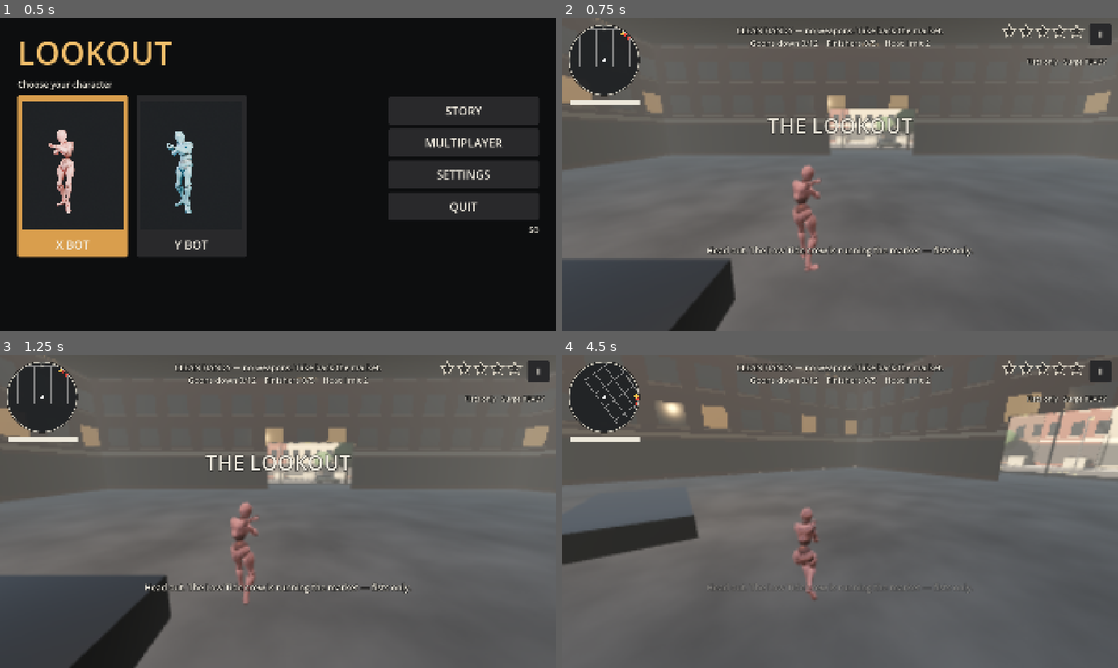
Above: before the commit, frames 1-4 (two rows, left to right).
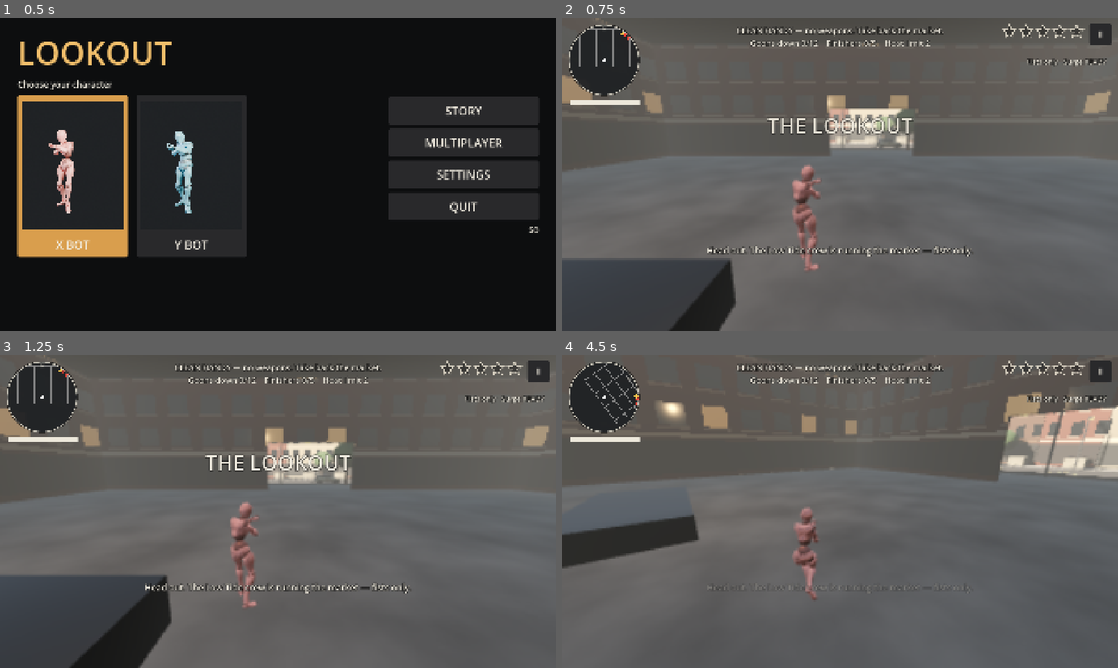
Above: after the commit, the same moments.

Repository: tadiwashay-cpu/Lookout-
Game: Godot game, scene res://scenes/ui/main_menu.tscn
Two runs of this game, one before a commit and one after it. Both use one fixed random seed, a clock stepped at 60 frames per second and the inputs below.
Inputs (mouse positions are in pixels of both pictures, inside the frame that each line leads up to):
- Up to frame 1 (0.5 s): no input
- Up to frame 2 (0.75 s): click "STORY" at 0.5 s
- Up to frame 3 (1.25 s): no input
- Up to frame 4 (4.5 s): click "II" at 1.25 s; click "RESUME" at 2 s; tap Enter (fire) at 2.75, 3.8 s; move the mouse to (962, 495) at 2.77 s; hold D (move_right) 2.78-3.53 s; hold Enter (fire) 2.78-3.53 s; click (962, 495) at 2.92 s; tap Space (jump) at 3.02, 3.77 s; move the mouse to (812, 511) at 3.52 s; hold W (move_forward) from 3.53 s (still down); tap Q (aim) at 3.6 s; click (812, 511) at 3.67 s; move the mouse to (851, 505) at 4.27 s; hold Enter (fire) from 4.28 s (still down); tap L (dodge) at 4.35 s; click (851, 505) at 4.42 s

Frame 1 is identical in both runs. In frame 2, less than 0.1% of the frame differs, in the area x 27-32%, y 90-100%; in frame 3, 0.2%; in frame 4, 0.3%, in the area x 0-53%, y 35-76%.

Commit message:
Fix review findings: solo eliminations, tap-to-fire, race placing, pause
- Solo BR/Heist deaths now report eliminations so matches end
- Don't bind mouse buttons to fire/aim on touch screens (taps emulate clicks)
- Race placing by peer id, not name; heist escape event sent once
- Touch controls keep processing while paused (no stuck buttons)
- Esc/Start opens the pause menu and frees the mouse on desktop
- Clamp network knockback; HQ floor height; if/elif instead of match on autoload constants

Co-Authored-By: Claude Opus 5.5 <noreply@anthropic.com>
Claude-Session: https://claude.ai/code/session_01LS7N5UV1k41dijD3UX12AX

Diff:
--- a/scripts/autoloads/input_setup.gd
+++ b/scripts/autoloads/input_setup.gd
@@ -76,11 +76,17 @@
 		button_event.button_index = PAD_BUTTONS[action]
 		InputMap.action_add_event(action, button_event)
 
-	for action: StringName in MOUSE_BUTTONS:
-		_ensure_action(action)
-		var mouse_event := InputEventMouseButton.new()
-		mouse_event.button_index = MOUSE_BUTTONS[action]
-		InputMap.action_add_event(action, mouse_event)
+	# Touch screens emulate mouse clicks from taps; binding the mouse there
+	# would make every tap fire the rifle.
+	if not DisplayServer.is_touchscreen_available():
+		for action: StringName in MOUSE_BUTTONS:
+			_ensure_action(action)
+			var mouse_event := InputEventMouseButton.new()
+			mouse_event.button_index = MOUSE_BUTTONS[action]
+			InputMap.action_add_event(action, mouse_event)
+	else:
+		for action: StringName in MOUSE_BUTTONS:
+			_ensure_action(action)
 
 	for action: StringName in PAD_AXES:
 		_ensure_action(action)
--- a/scripts/autoloads/network.gd
+++ b/scripts/autoloads/network.gd
@@ -162,7 +162,7 @@
 
 @rpc("any_peer", "reliable")
 func _damage(amount: float, knockback: Vector3) -> void:
-	damage_received.emit(clampf(amount, 0.0, 200.0), multiplayer.get_remote_sender_id(), knockback)
+	damage_received.emit(clampf(amount, 0.0, 200.0), multiplayer.get_remote_sender_id(), knockback.limit_length(20.0))
 
 
 func send_slow(target_peer: int, seconds: float) -> void:
--- a/scripts/levels/world.gd
+++ b/scripts/levels/world.gd
@@ -409,15 +409,14 @@
 	player = PLAYER_SCENE.instantiate() as PlayerController
 	var spawn := hq_spawn
 	var yaw := 0.0
-	match Session.mode:
-		Session.MODE_BATTLE_ROYALE:
-			var region := Session.spawn_region_for(Session.my_id())
-			spawn = random_point_in(region, Session.match_rng(Session.my_id()))
-		Session.MODE_HEIST:
-			if Session.team_of(Session.my_id()) == "police":
-				spawn = precinct_position + Vector3(Session.match_rng(Session.my_id()).randf_range(-6, 6), 0.3, -2.0)
-			else:
-				spawn = bank_position + Vector3(Session.match_rng(Session.my_id()).randf_range(-5, 5), 0.3, 1.0)
+	if Session.mode == Session.MODE_BATTLE_ROYALE:
+		var region := Session.spawn_region_for(Session.my_id())
+		spawn = random_point_in(region, Session.match_rng(Session.my_id()))
+	elif Session.mode == Session.MODE_HEIST:
+		if Session.team_of(Session.my_id()) == "police":
+			spawn = precinct_position + Vector3(Session.match_rng(Session.my_id()).randf_range(-6, 6), 0.3, -2.0)
+		else:
+			spawn = bank_position + Vector3(Session.match_rng(Session.my_id()).randf_range(-5, 5), 0.3, 1.0)
 	player.position = spawn + Vector3.UP * 0.3
 	player.rotation.y = yaw
 	add_child(player)
@@ -438,15 +437,14 @@
 
 
 func _start_mode() -> void:
-	match Session.mode:
-		Session.MODE_BATTLE_ROYALE:
-			mode = BattleRoyaleMode.new()
-		Session.MODE_STREET_RACE:
-			mode = StreetRaceMode.new()
-		Session.MODE_HEIST:
-			mode = HeistMode.new()
-		_:
-			mode = StoryMode.new()
+	if Session.mode == Session.MODE_BATTLE_ROYALE:
+		mode = BattleRoyaleMode.new()
+	elif Session.mode == Session.MODE_STREET_RACE:
+		mode = StreetRaceMode.new()
+	elif Session.mode == Session.MODE_HEIST:
+		mode = HeistMode.new()
+	else:
+		mode = StoryMode.new()
 	mode.name = "Mode"
 	mode.world = self
 	add_child(mode)
--- a/scripts/levels/world_city.gd
+++ b/scripts/levels/world_city.gd
@@ -202,7 +202,7 @@
 	b.box(Vector3(t, size.y, size.z), Vector3(center.x - size.x * 0.5, size.y * 0.5, center.z), "brick_dark")
 	b.box(Vector3(t, size.y, size.z), Vector3(center.x + size.x * 0.5, size.y * 0.5, center.z), "brick_dark")
 	b.box(Vector3(size.x + 1.0, 0.6, size.z + 1.0), Vector3(center.x, size.y + 0.3, center.z), "roof")
-	b.box(Vector3(size.x - 1.0, 0.1, size.z - 1.0), Vector3(center.x, 0.17, center.z), "concrete", false)
+	b.box(Vector3(size.x - 1.0, 0.04, size.z - 1.0), Vector3(center.x, 0.13, center.z), "concrete", false)
 	# Inside: briefing table, lockers, workbench.
 	b.box(Vector3(6.0, 0.9, 3.0), center + Vector3(-8, 0.45, 6), "metal")
 	b.box(Vector3(10.0, 2.2, 0.8), center + Vector3(-15, 1.1, 14.5), "metal")
--- a/scripts/modes/heist_mode.gd
+++ b/scripts/modes/heist_mode.gd
@@ -16,6 +16,7 @@
 var _time := 0.0
 var _robbers_alive: Dictionary = {}
 var _zone_ring: MeshInstance3D
+var _sent_escape := false
 
 
 func begin() -> void:
@@ -73,7 +74,8 @@
 	set_status("%s   •   Robbers left %d   •   %d:%02d" % [_team.to_upper(), _robbers_alive.size(), int(left) / 60, int(left) % 60])
 	var p := player()
 	var where := p.current_vehicle.global_position if p.current_vehicle else p.global_position
-	if _team == "robbers" and p.is_alive() and where.distance_to(_extract) < EXTRACT_RADIUS:
+	if _team == "robbers" and p.is_alive() and not _sent_escape and where.distance_to(_extract) < EXTRACT_RADIUS:
+		_sent_escape = true
 		Net.send_event("heist_escaped", {"name": GameSettings.player_name})
 	if left <= 0.0:
 		_resolve(false)
--- a/scripts/modes/street_race_mode.gd
+++ b/scripts/modes/street_race_mode.gd
@@ -123,7 +123,7 @@
 func _on_event(kind: String, data: Dictionary) -> void:
 	if kind != "race_finish":
 		return
-	_results.append({"name": str(data.get("name", "?")), "time": float(data.get("time", 0.0))})
+	_results.append({"name": str(data.get("name", "?")), "time": float(data.get("time", 0.0)), "peer": int(data.get("sender", 0))})
 	_results.sort_custom(func(a: Dictionary, b: Dictionary) -> bool: return a["time"] < b["time"])
 	if _finish_deadline < 0.0:
 		_finish_deadline = _time + 45.0
@@ -138,7 +138,7 @@
 	for i in _results.size():
 		var r: Dictionary = _results[i]
 		lines.append("%d. %s  %s" % [i + 1, r["name"], _fmt(r["time"])])
-		if r["name"] == GameSettings.player_name and my_place == 0:
+		if int(r["peer"]) == Session.my_id() and my_place == 0:
 			my_place = i + 1
 	var won := my_place == 1
 	hud().show_hint("\n".join(lines))
--- a/scripts/player/player_controller.gd
+++ b/scripts/player/player_controller.gd
@@ -6,7 +6,7 @@
 ##    RELOAD, GRENADE, SURGE (power-surge blast)
 ##  * unarmed (fists): punch combos — used when weapons are locked
 ##    (e.g. the Clean Hands mission)
-##  * cars: walk up and press ENTER
+##  * cars: walk up and tap ENTER (E / F on a keyboard)
 ## Health, damage and deaths are reported over the network in multiplayer.
 
 signal attack_landed(target: Node3D, damage: float, combo_step: int)
@@ -681,8 +681,9 @@
 	aiming = false
 	create_tween().tween_property(_model, "rotation:x", -PI * 0.5, 0.4)
 	knocked_out.emit()
-	if Session.networked:
-		Net.announce_eliminated(multiplayer.get_unique_id(), last_attacker_peer)
+	if Session.mode != Session.MODE_STORY:
+		# Works offline too (solo practice): Net emits locally when not connected.
+		Net.announce_eliminated(Session.my_id(), last_attacker_peer)
 	if not respawn_enabled:
 		return
 	await get_tree().create_timer(respawn_delay).timeout
--- a/scripts/ui/game_hud.gd
+++ b/scripts/ui/game_hud.gd
@@ -205,7 +205,17 @@
 	_root.add_child(_pause_panel)
 
 
+func _unhandled_input(event: InputEvent) -> void:
+	if event.is_action_pressed(&"pause"):
+		Input.mouse_mode = Input.MOUSE_MODE_VISIBLE
+		if _pause_panel.visible:
+			_close_pause()
+		else:
+			_open_pause()
+
+
 func _open_pause() -> void:
+	Input.mouse_mode = Input.MOUSE_MODE_VISIBLE
 	_pause_panel.visible = true
 	if not Session.networked:
 		get_tree().paused = true
--- a/scripts/ui/touch_controls.gd
+++ b/scripts/ui/touch_controls.gd
@@ -26,6 +26,8 @@
 
 
 func _ready() -> void:
+	# Keep receiving touch-ups while the game is paused so nothing stays held.
+	process_mode = Node.PROCESS_MODE_ALWAYS
 	set_anchors_preset(Control.PRESET_FULL_RECT)
 	mouse_filter = Control.MOUSE_FILTER_IGNORE
 	visible = DisplayServer.is_touchscreen_available() or OS.has_feature("mobile")
